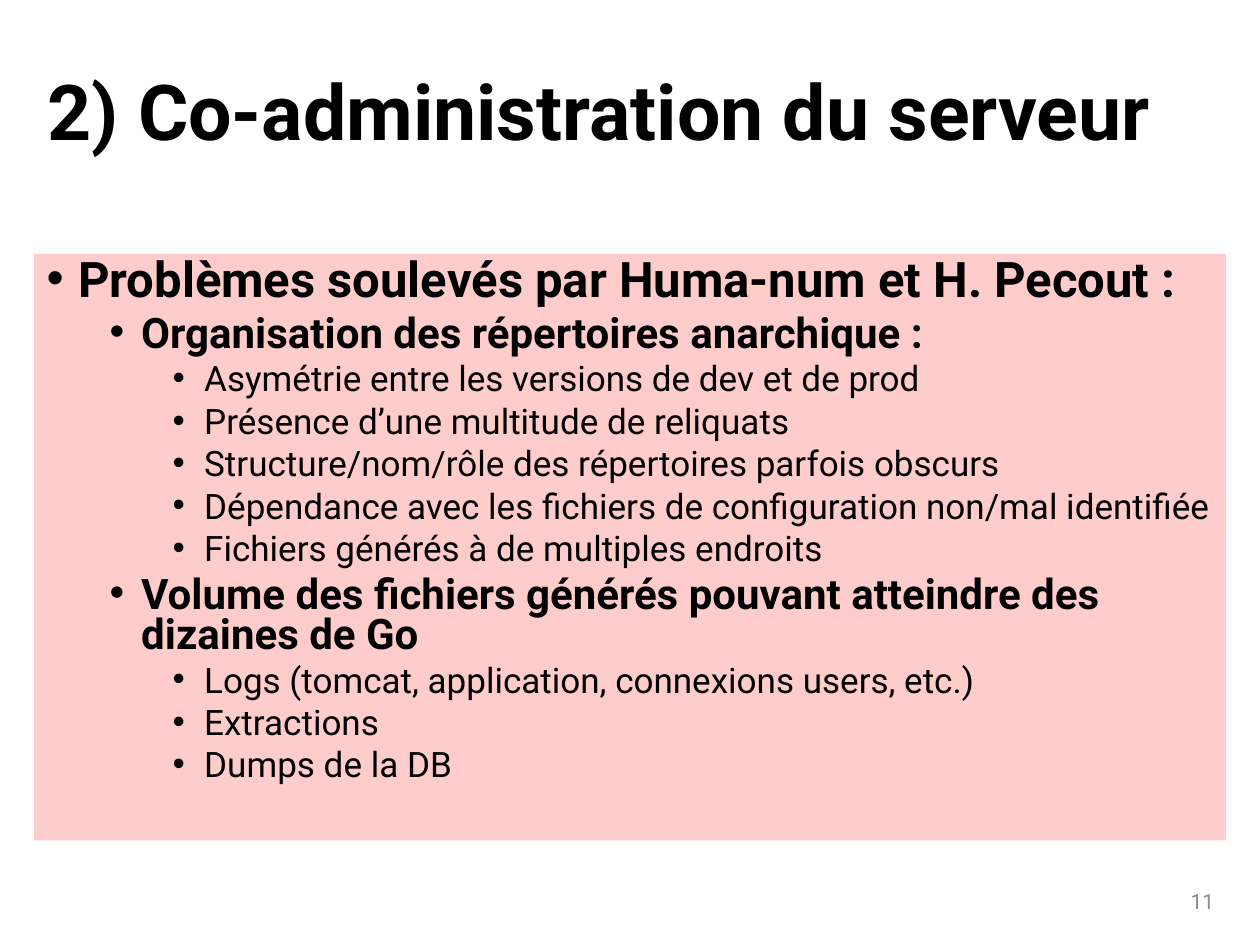
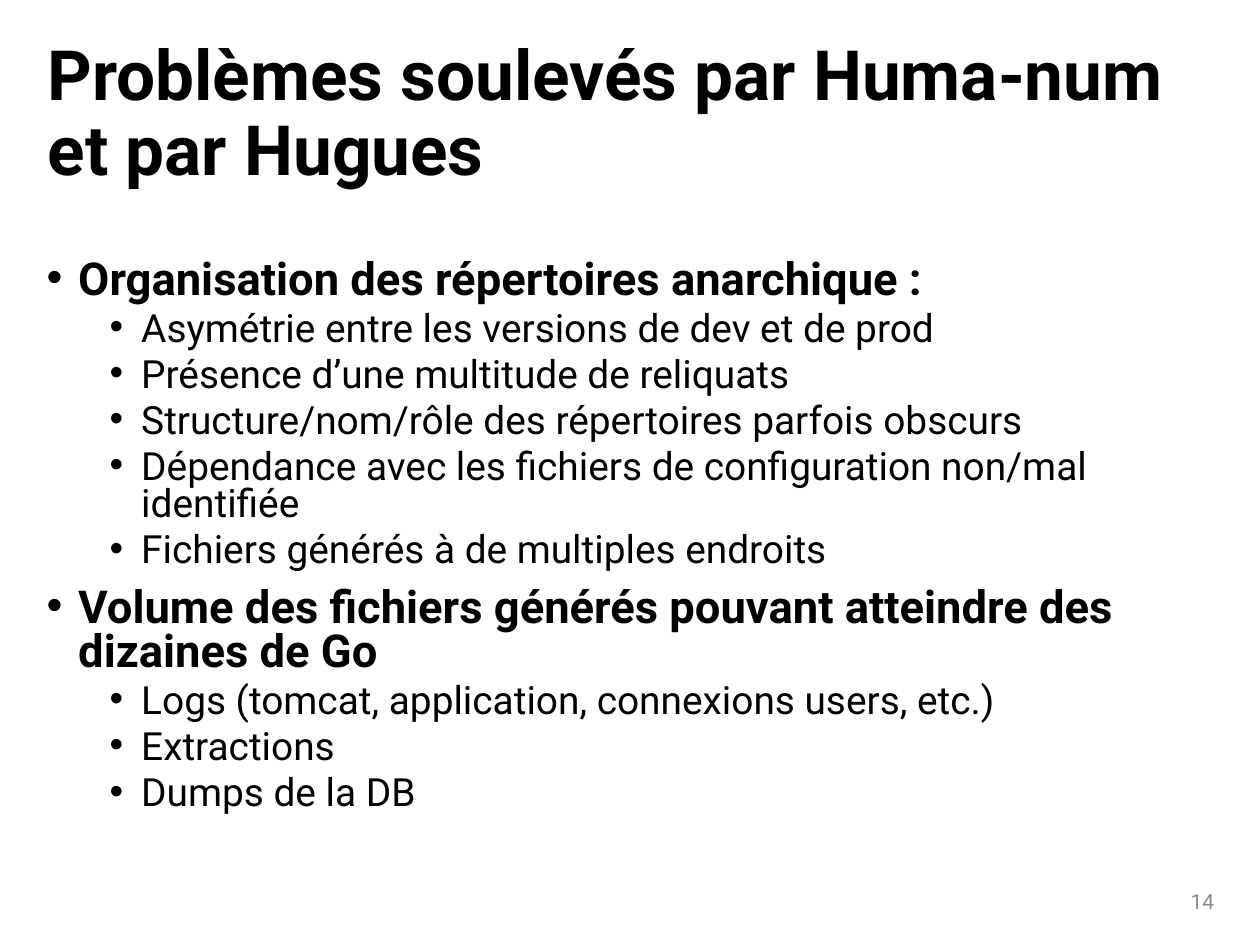
Before and after one commit to dosi-slides/2015_10_geomedia, a slide deck: slide 14 of slides.pptx (slide 11 before the commit). Drawn at 1260x945 pixels with LibreOffice and Linux fonts; fonts in the diff are those of the drawing. Boxes give left, top, right and bottom in pixels: in the first picture for what was removed or moved away, otherwise in the second. Text is boxed around its words. In the diff, an @@ line names an element or a change of style, - is before the commit and + after.

```diff
--- a/slides.pptx
+++ b/slides.pptx
@@ title at [48, 48, 1162, 190]: text changed; size 44 to 39.6 pt @@
-2) Co-administration du serveur
+Problèmes soulevés par Huma-num et par Hugues
@@ text "Organisation des répertoires anarchique :": place and size @@
-text "Organisation des répertoires anarchique :" at [34, 255, 1226, 842]
+text "Organisation des répertoires anarchique :" at [78, 261, 1112, 814]
@@ text "Organisation des répertoires anarchique :" at [78, 261, 1112, 814]: size 24 to 25.9 pt in "Organisation des répertoires anarchique :", "Volume des fichiers générés pouvant atteindre des ..."; size 20 to 22.2 pt in "Asymétrie entre les versions de dev et ...", "Présence d’une multitude de reliquats", "Structure/nom/rôle des répertoires parfois obscurs", "Dépendance avec les fichiers de configuration non/mal ..." and 4 more places; list level 2 to 1 in "Organisation des répertoires anarchique :"; list level 3 to 2 in "Asymétrie entre les versions de ..."; list level 3 to 2 in "Présence d’une multitude de reliquats"; list level 3 to 2 in "Structure/nom/rôle des répertoires parfois obscurs"; list level 3 to 2 in "Dépendance avec les fichiers de ..."; list level 3 to 2 in "Fichiers générés à de multiples ..."; list level 2 to 1 in "Volume des fichiers générés pouvant ..."; list level 3 to 2 in "Logs (tomcat, application, connexions users, ..."; list level 3 to 2 in "Extractions"; list level 3 to 2 in "Dumps de la DB"; fill #FFCCCC to none @@
@@ text at [78, 253, 1149, 307]: paragraph removed @@
-• Problèmes soulevés par Huma-num et H. Pecout :
@@ page number at [1191, 894, 1215, 909]: text changed @@
-11
+14
```
Also in this commit, not shown: 18 other slides changed, 20 slides added, 5 slides removed, 1 other file.
